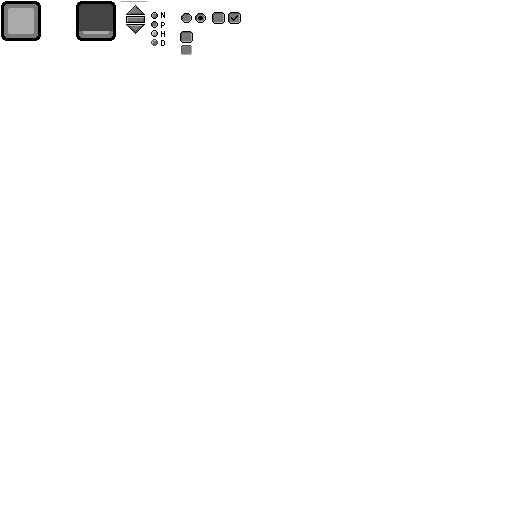
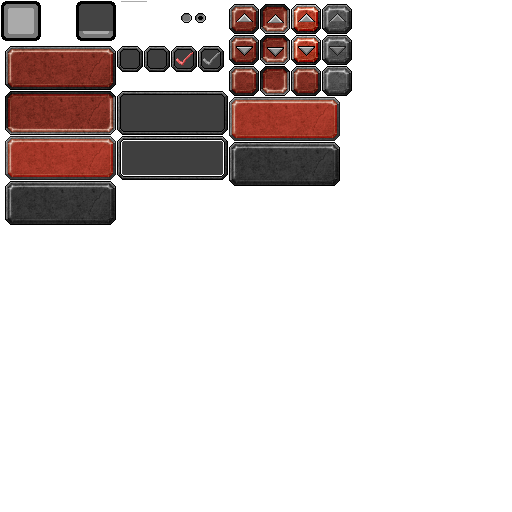
The second 512 × 512 image is a revision of the first. Changes to its layers:
painted on "Background" over [5, 4, 352, 225]
